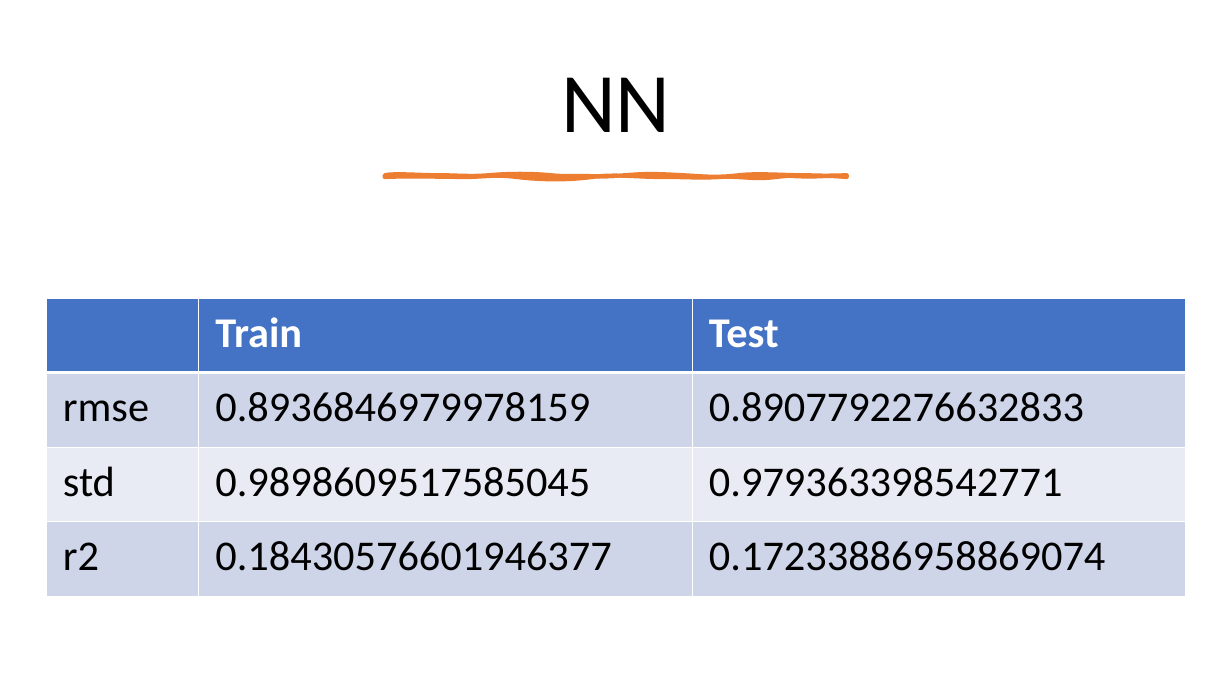
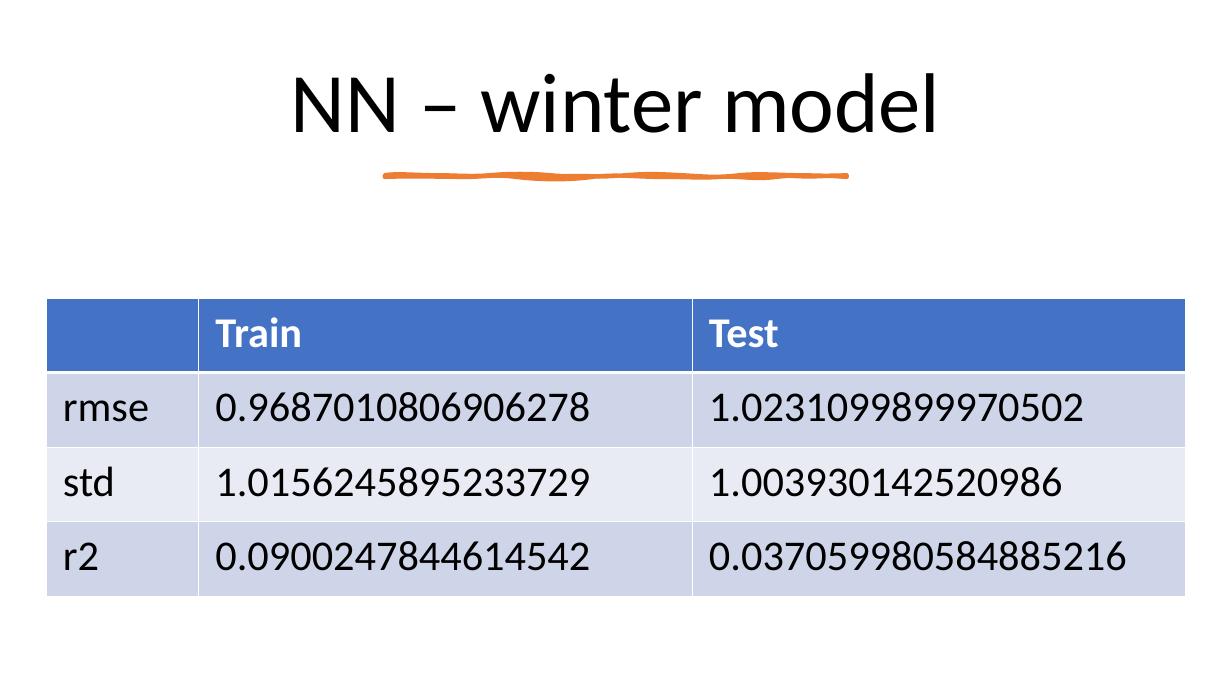
Before and after one commit to LiaCohn/clean-coasts, a slide deck: slide 16 of models/models.pptx (slide 8 before the commit). Drawn at 1232x693 pixels with LibreOffice and Linux fonts; fonts in the diff are those of the drawing. Boxes give left, top, right and bottom in pixels: in the first picture for what was removed or moved away, otherwise in the second. Text is boxed around its words. In the diff, an @@ line names an element or a change of style, - is before the commit and + after.

Commit message:
add winter and summer models

```diff
--- a/models/models.pptx
+++ b/models/models.pptx
@@ title at [291, 73, 940, 133]: text changed @@
-NN
+NN – winter model
@@ table at [46, 299, 1186, 597] @@
-row 2, column 2: 0.8936846979978159
+row 2, column 2: 0.9687010806906278
-row 2, column 3: 0.8907792276632833
+row 2, column 3: 1.0231099899970502
-row 3, column 2: 0.9898609517585045
+row 3, column 2: 1.0156245895233729
-row 3, column 3: 0.979363398542771
+row 3, column 3: 1.003930142520986
-row 4, column 2: 0.18430576601946377
+row 4, column 2: 0.0900247844614542
-row 4, column 3: 0.17233886958869074
+row 4, column 3: 0.037059980584885216
```
Also in this commit, not shown: 6 other slides changed, 9 slides added, 7 other files.
